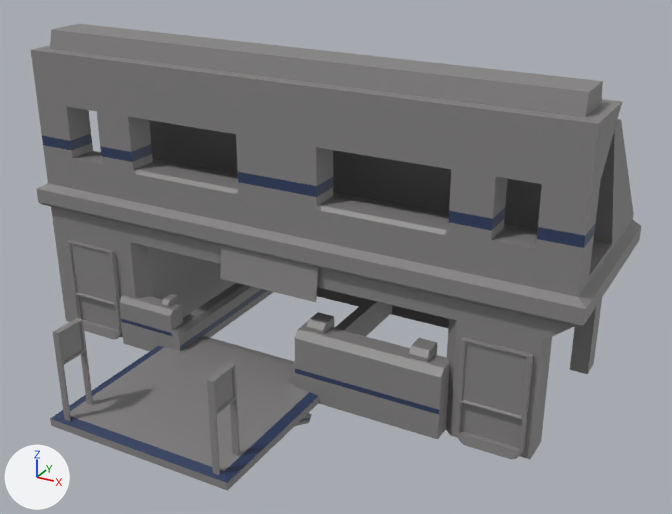
The FBX model 3D/decors/facade.fbx as it was, and as the next commit left it.
The view is the same before and after, from a camera (50 mm lens) standing at (28.8, -52.7, 32.4) and looking at (2.7, -5.3, 8.6). The lights are fixed; the arrows at lower left show +X, +Y and +Z. Where no turn or scale is listed for an object, it has been applied to the vertices.
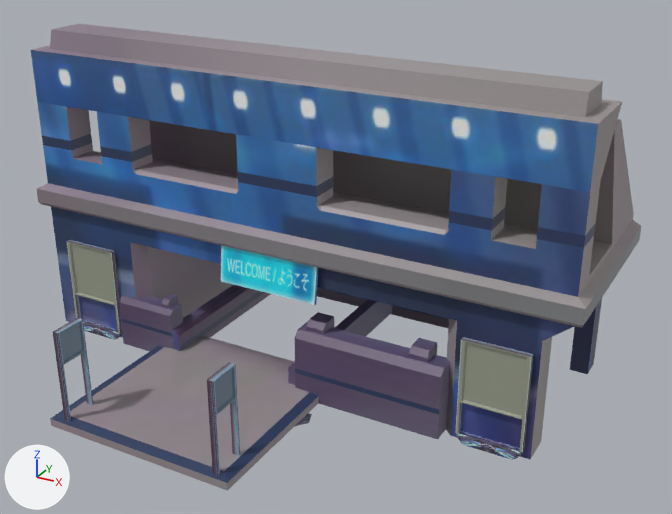
Where the change shows, as pixel boxes (x1, y1, x2, y2) in the pictures (672 x 514 px):
'Cube.022', surface changed (grey to blue)
    both: (31, 37, 640, 460)
'Plane.001', surface changed
    both: (50, 336, 319, 491)
'Cube.023', surface changed (grey to purple)
    both: (119, 283, 450, 439)
'Cube.032', surface changed
    both: (455, 337, 533, 459)
'Cube.016', surface changed, mesh rescaled (grey to cyan, 7% taller)
    before: (220, 246, 319, 302)
    after: (220, 245, 318, 305)
'Cube.033', surface changed
    both: (67, 240, 122, 340)
'Cube.025', surface changed (grey to blue)
    both: (207, 362, 240, 475)
'Cube.026', surface changed (grey to blue)
    both: (53, 318, 93, 421)
'Cube.012', surface changed (grey to blue)
    both: (570, 298, 602, 374)
'Cube.037', surface changed
    both: (295, 413, 312, 426)
part 2 of me_cube_015, deleted
    before: (236, 190, 336, 236)
part 3 of me_cube_015, deleted
    before: (443, 229, 448, 263)
part 4 of me_cube_015, deleted
    before: (133, 162, 155, 197)
part 5 of me_cube_015, deleted
    before: (440, 296, 445, 317)
part 6 of me_cube_015, deleted
    before: (138, 227, 142, 245)
part 7 of me_cube_015, surface changed (grey to blue)
    both: (31, 37, 640, 460)

What changed in the scene script:
```text
Add img_background_main_menu_jpg:
    img_background_main_menu_jpg = load_image('Background_Main_menu.jpg', '../../images/Background_Main_menu.jpg', 1419, 798, 'sRGB')
Change mat_structure:
    remove mat_structure.base_color = (0.243, 0.236, 0.236)  # grey #878585
    add mat_structure.texture = img_background_main_menu_jpg
Change me_cube_015:
    used by ob_cube_022; location = (0.0, 0.0, 9.55)
    remove me_cube_015.from_pydata(...)  # 439 vertices, 415 faces; spans x -19.3..19.3, y -8.7..5.9, z -9.6..11.8
    add me_cube_015.from_pydata(...)  # 433 vertices, 415 faces; spans x -19.3..19.3, y -8.7..5.9, z -9.6..11.8
    me_cube_015 part 2: 2 vertices removed from x -2.6..3.0, y -8.1, z 3.5
    me_cube_015 part 3: 1 vertex removed from x 11.3, y -8.1, z 3.5
    me_cube_015 part 4: 1 vertex removed from x -10.9, y -8.1, z 3.5
    me_cube_015 part 5: 1 vertex removed from x 11.1, y -8.1, z -1.8
    me_cube_015 part 6: 1 vertex removed from x -10.7, y -8.1, z -1.8
    me_cube_015 part 7: 361 kept faces spanning x -19.3..19.3, y -8.7..5.9, z -9.6..11.8 get new texture (UV) coordinates
Change me_plane_001:
    where me_plane_001.from_pydata(...)  # 28 vertices, 26 faces; spans x -6.54..6.54, y -6.54..6.54, z -0.05..0.63
    used by ob_plane_001; location = (-3.09, -12.39, 0.03)
    me_plane_001 part 1: texture (UV) coordinates of 26 of 26 faces, centred in x -6.54..6.54, y -6.54..6.54, z -0.05..0.63, changed; they spanned u 0.0..1.0, v 0.0..1.0 and now span u 0.75..0.77, v 0.33..0.36
Change me_cube_030:
    where me_cube_030.from_pydata(...)  # 8 vertices, 6 faces; spans x -3.52..3.52, y -0.25..0.25, z -1.2..1.2
    used by ob_cube_016; location = (-0.36, -8.44, 8.23)
    me_cube_030 part 8: the whole mesh is scaled about its middle by (1, 1, 1.15)
```
